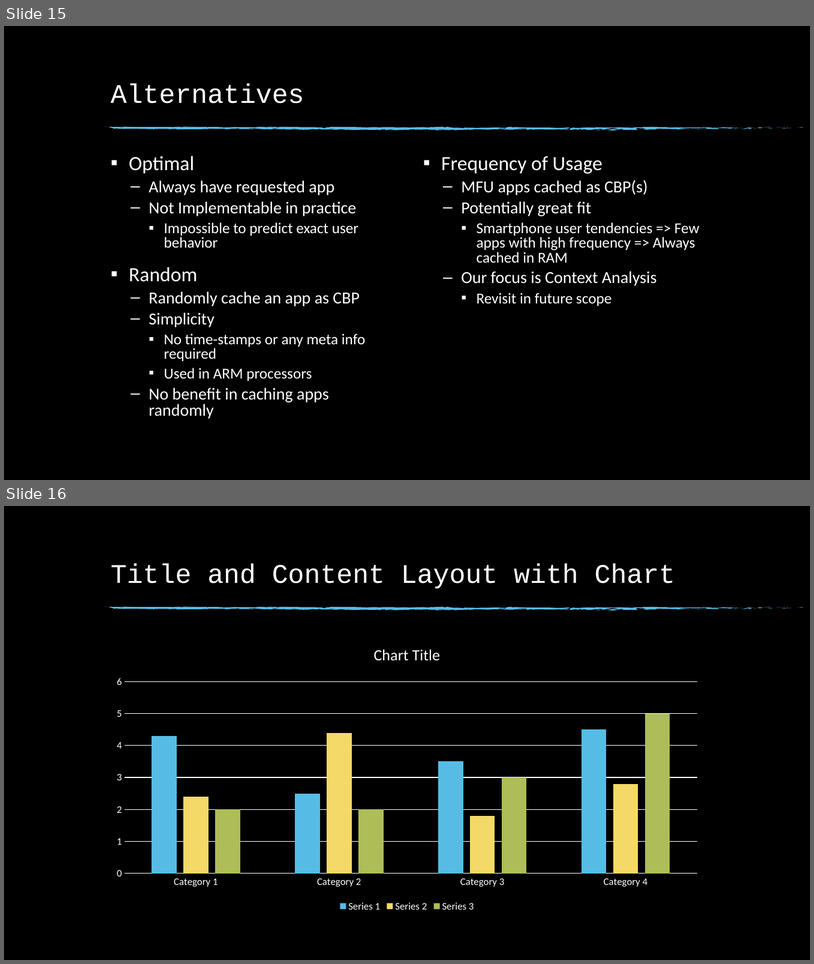
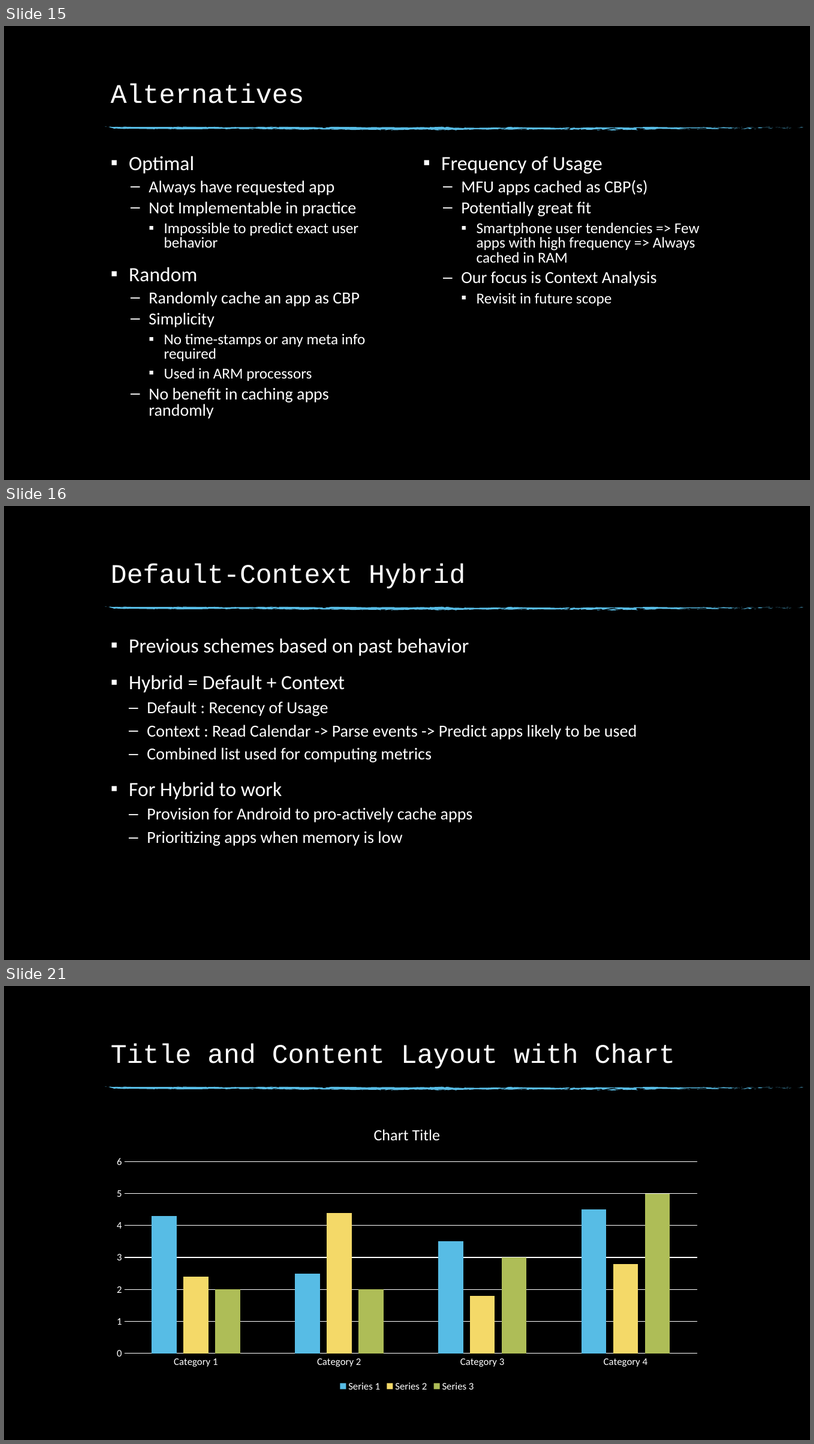
Before and after one commit to Buzz-Lightyear/ThesisDocuments, a slide deck: Thesis Presentation.pptx. Shown one above the other, each under a label of ours: slides 15 and 16 before the commit, slides 15, 16 and 21 after it; the slides between them are not shown. The pictures are 814x964 and 814x1444 pixels, drawn with LibreOffice and Linux fonts; fonts in the diff are those of the drawing; background and template pictures are left out. Boxes give left, top, right and bottom in pixels: in the first picture for what was removed or moved away, otherwise in the second. Text is boxed around its words. In the diff, an @@ line names an element or a change of style, - is before the commit and + after.

```diff
--- a/Thesis Presentation.pptx
+++ b/Thesis Presentation.pptx
@@ slide 16 added at (4,506,810,960), background picture (left out); not listed: 74 template elements that a slide beside it also shows @@
@@ title added at (111,564,465,589), 32 pt, text #FFFFFF @@
+Default-Context Hybrid
@@ text added at (129,638,637,846), 20 pt, text #FFFFFF @@
+▪ Previous schemes based on past behavior
+▪ Hybrid = Default + Context
+  – Default : Recency of Usage
+  – Context : Read Calendar -> Parse events -> Predict apps likely to be used
+  – Combined list used for computing metrics
+▪ For Hybrid to work
+  – Provision for Android to pro-actively cache apps
+  – Prioritizing apps when memory is low
@@ what was slide 16 is now slide 21 @@
```
Also in this commit, not shown: 4 other slides added.
